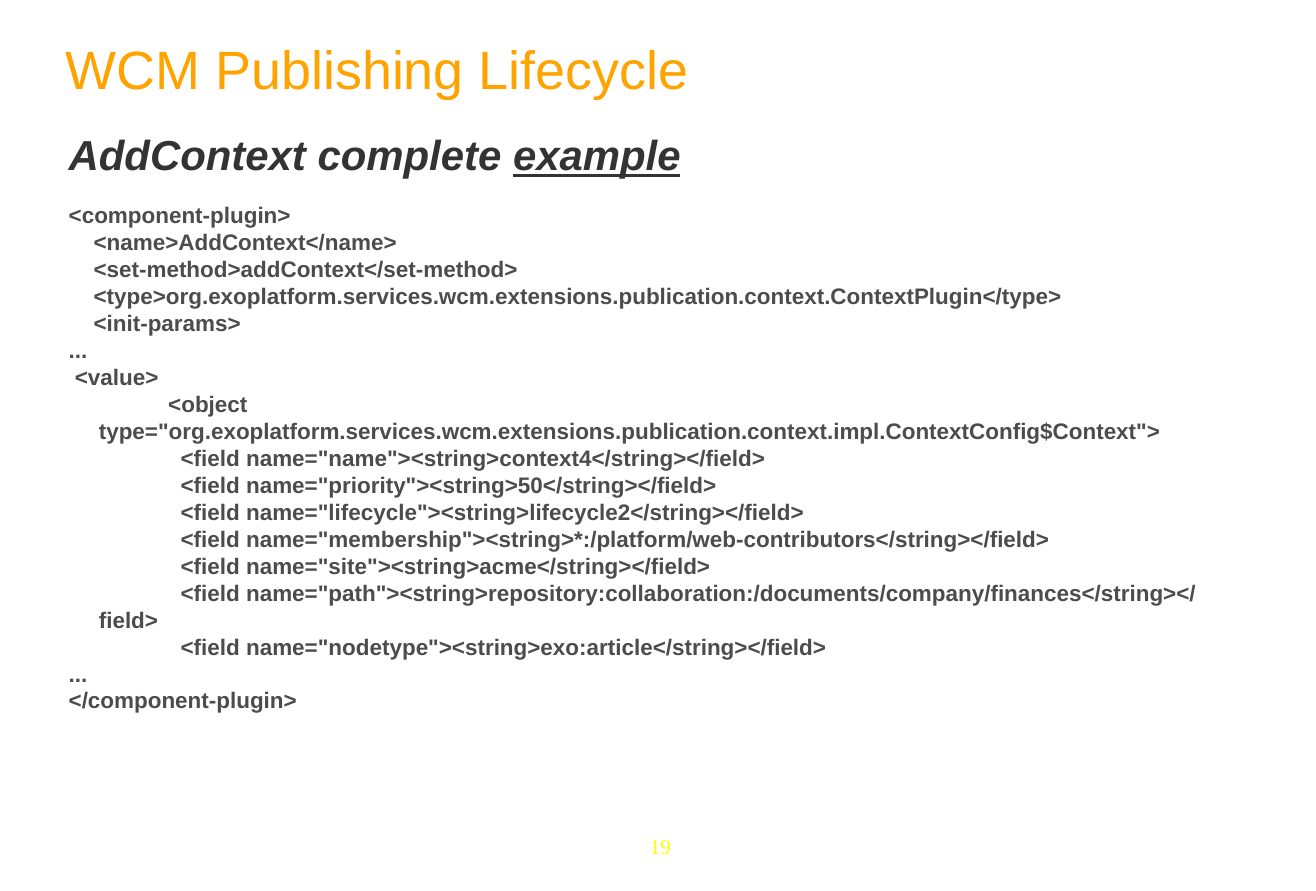
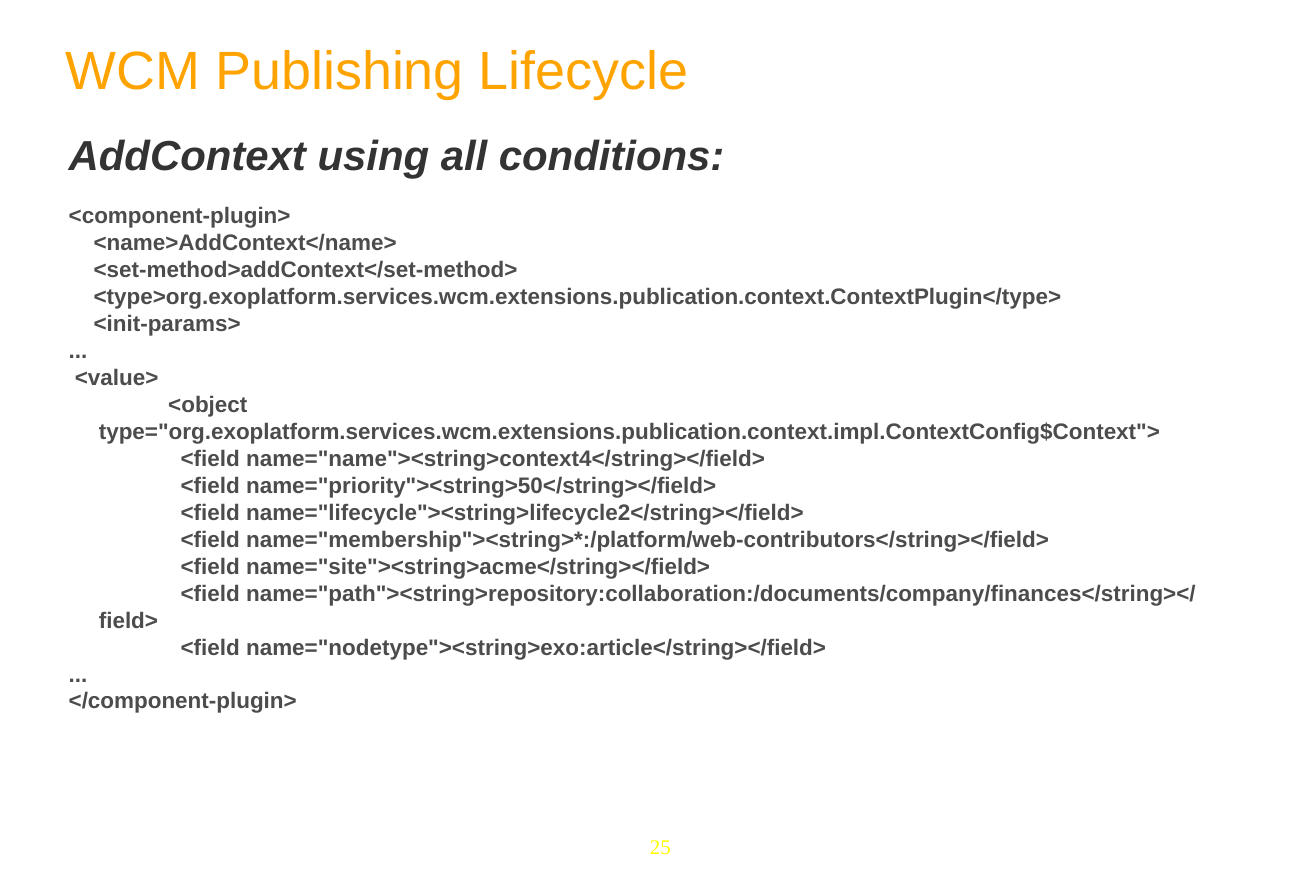
Before and after one commit to anhvurz90/training, a slide deck: slide 25 of exo-developer/280-wcm-customization/slides/280-WCM-XDev-en.ppt (slide 19 before the commit). Drawn at 1316x891 pixels with LibreOffice and Linux fonts; fonts in the diff are those of the drawing; background and template pictures are left out. Boxes give left, top, right and bottom in pixels: in the first picture for what was removed or moved away, otherwise in the second. Text is boxed around its words. In the diff, an @@ line names an element or a change of style, - is before the commit and + after.

```diff
--- a/exo-developer/280-wcm-customization/slides/280-WCM-XDev-en.ppt
+++ b/exo-developer/280-wcm-customization/slides/280-WCM-XDev-en.ppt
@@ text at box(69, 139, 725, 179): text changed @@
-AddContext complete example
+AddContext using all conditions:
@@ page number at box(650, 840, 671, 855): text changed @@
-19
+25
```
Also in this commit, not shown: 10 other slides changed, 15 slides added, 7 slides removed, 5 other files.
